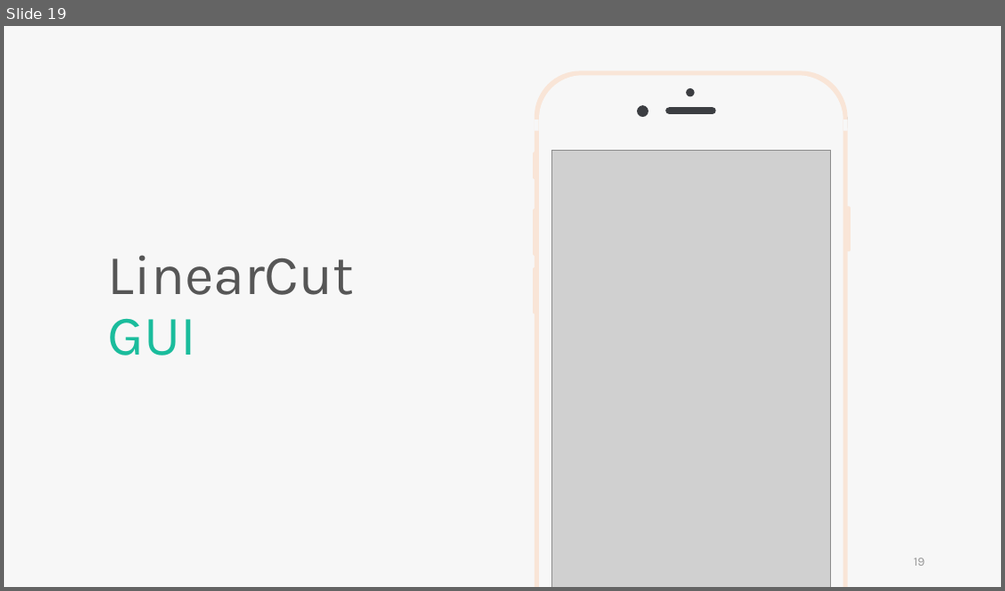
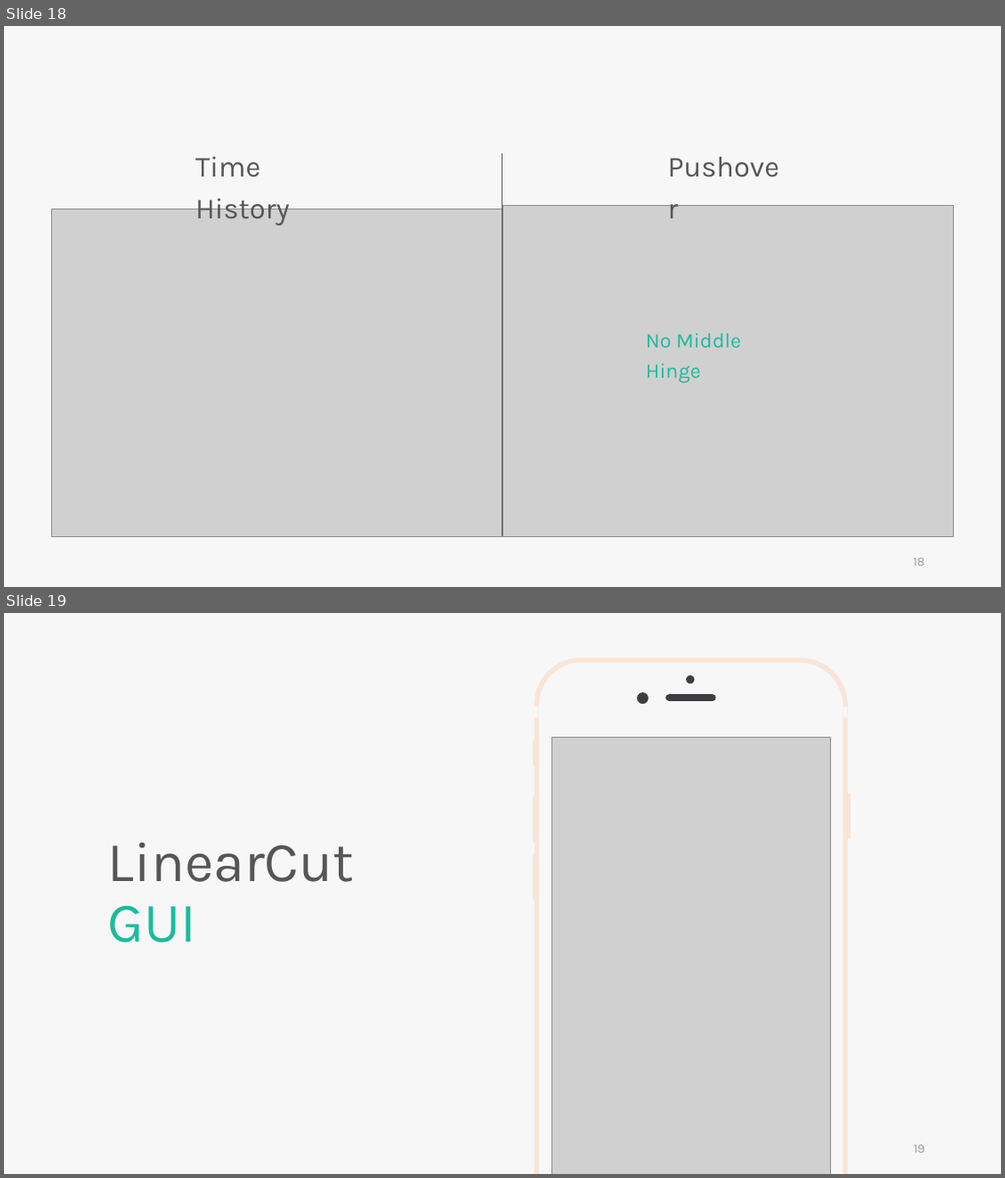
Before and after one commit to skyran1278/VbaProject, a slide deck: 20180126_SmartCut/Meeting/20190125 Meeting/20190125 Meeting.pptx. Shown one above the other, each under a label of ours: slide 19 before the commit, slides 18 and 19 after it. The pictures are 1005x591 and 1005x1178 pixels, drawn with LibreOffice and Linux fonts; fonts in the diff are those of the drawing; grey boxes stand for pictures; background and template pictures are left out. Boxes give left, top, right and bottom in pixels: in the first picture for what was removed or moved away, otherwise in the second. Text is boxed around its words. In the diff, an @@ line names an element or a change of style, - is before the commit and + after.

```diff
--- a/20180126_SmartCut/Meeting/20190125 Meeting/20190125 Meeting.pptx
+++ b/20180126_SmartCut/Meeting/20190125 Meeting/20190125 Meeting.pptx
@@ slide 18 added at box(4, 26, 1001, 587), background #F7F7F7 @@
@@ text added at box(195, 156, 290, 225), 28 pt, text #565656 @@
+Time History
@@ line added from (502, 153) to (502, 537), #565656 0.5 pt @@
@@ text added at box(668, 137, 789, 183), 28 pt, text #565656 @@
+Pushover
@@ picture added at box(52, 208, 502, 536) @@
@@ picture added at box(502, 206, 953, 537) @@
@@ text added at box(646, 333, 741, 382), 20 pt, text #1ABC9C @@
+No Middle Hinge
@@ page number added at box(913, 557, 924, 565), 12 pt, text #9A9A9A @@
+18
```
Also in this commit, not shown: 3 slides changed, 1 other slide added, 2 slides removed, 2 other files.
